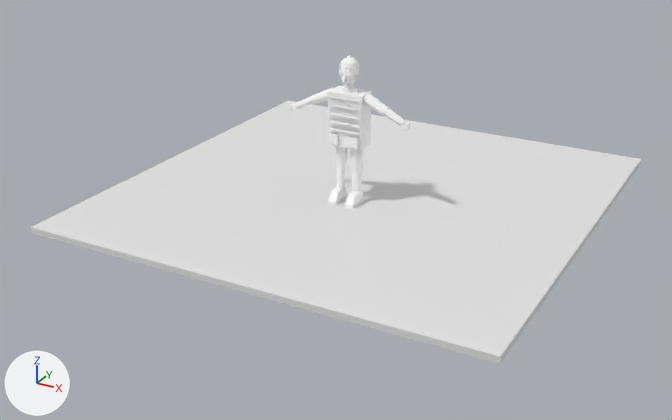
A saved change to the Blender file ArtSource/Pedestrians/Blender/WeighbridgeAttendant3D.blend.
Both versions are drawn from a camera (50 mm lens) standing at (4.8, -9.05, 4.36) and looking at (-0.09, -0.16, -0.09). The lights are fixed; the arrows at lower left show +X, +Y and +Z. The picture after the commit comes second.

Names of what the first picture shows: 'CLO_JacketChest', 'CLO_JacketWaist', 'PreviewGround' and 26 more.
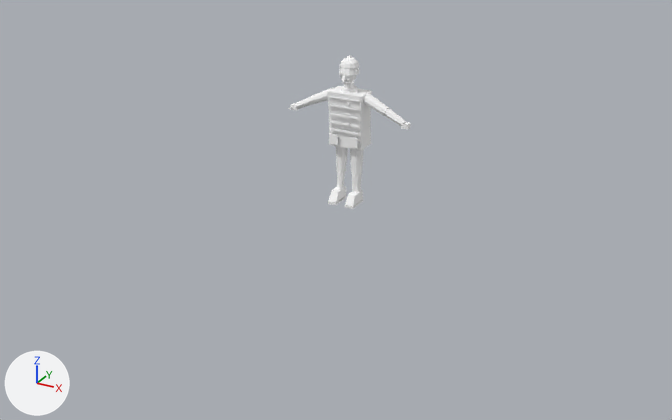
Changed parts and their boxes (x1, y1, x2, y2) in the pictures (672 x 420 px):
'PreviewGround', deleted
    before: (31, 100, 641, 364)

The change, as a list of edits to the scene's bpy script:
```text
Remove ob_previewground:
    ob_previewground = bpy.data.objects.new('PreviewGround', me_previewground_mesh)
    ob_previewground.location = (0.0, 0.0, 0.0)
```
